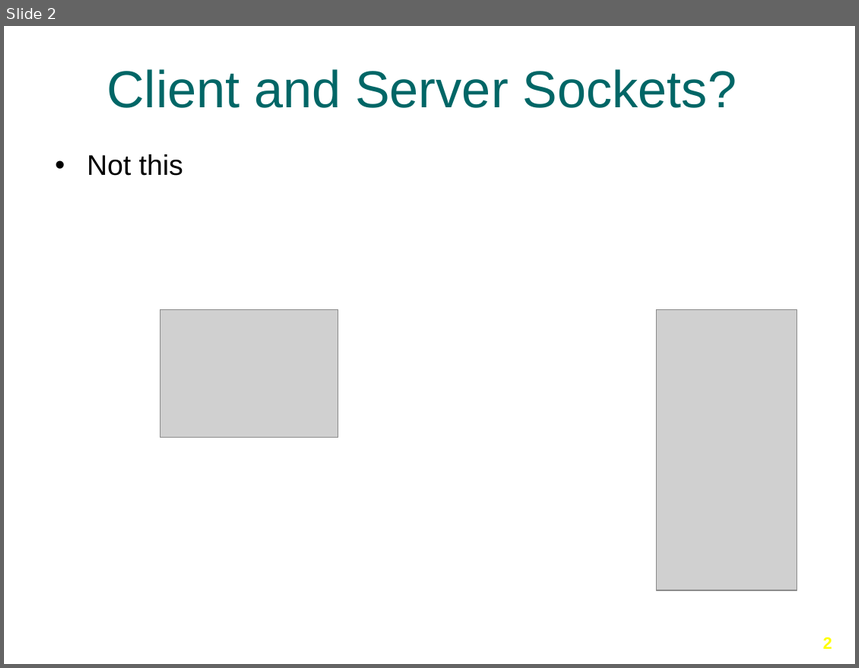
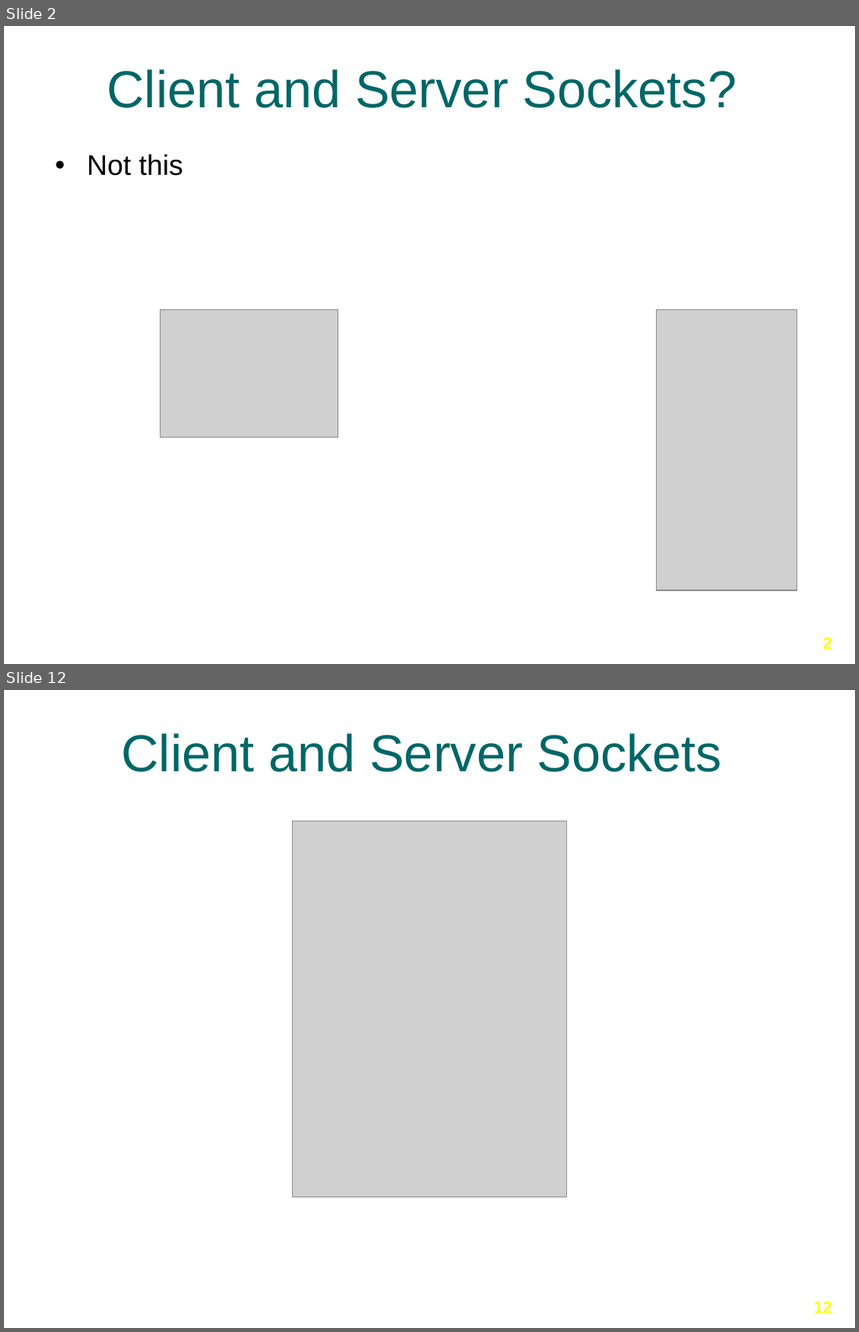
Before and after one commit to Ansilacerda/CIT360-Portfolio, a slide deck: Presentations/Client and Server Sockets/Client-Server-Sockets.pptx. Shown one above the other, each under a label of ours: slide 2 before the commit, slides 2 and 12 after it; the slides between them are not shown. The pictures are 859x668 and 859x1332 pixels, drawn with LibreOffice and Linux fonts; fonts in the diff are those of the drawing; grey boxes stand for pictures; background and template pictures are left out. Boxes give left, top, right and bottom in pixels: in the first picture for what was removed or moved away, otherwise in the second. Text is boxed around its words. In the diff, an @@ line names an element or a change of style, - is before the commit and + after.

```diff
--- a/Presentations/Client and Server Sockets/Client-Server-Sockets.pptx
+++ b/Presentations/Client and Server Sockets/Client-Server-Sockets.pptx
@@ slide 12 added at [4, 690, 855, 1328], background picture (left out) @@
@@ title added at [121, 733, 722, 772], 44 pt, text #006666 @@
+Client and Server Sockets
@@ picture added at [293, 821, 566, 1198] @@
@@ page number added at [814, 1301, 832, 1313], 14 pt, text #FFFF00, bold @@
+12
```
Also in this commit, not shown: 1 slide changed, 8 other slides added, 8 slides removed, 23 other files.
